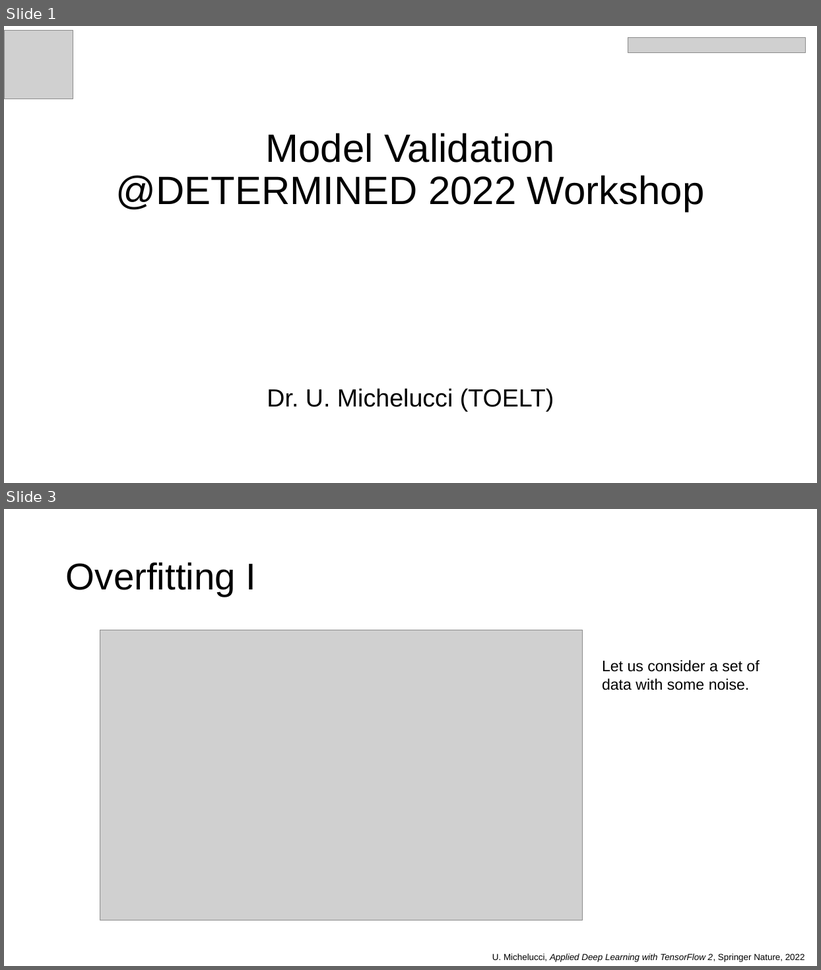
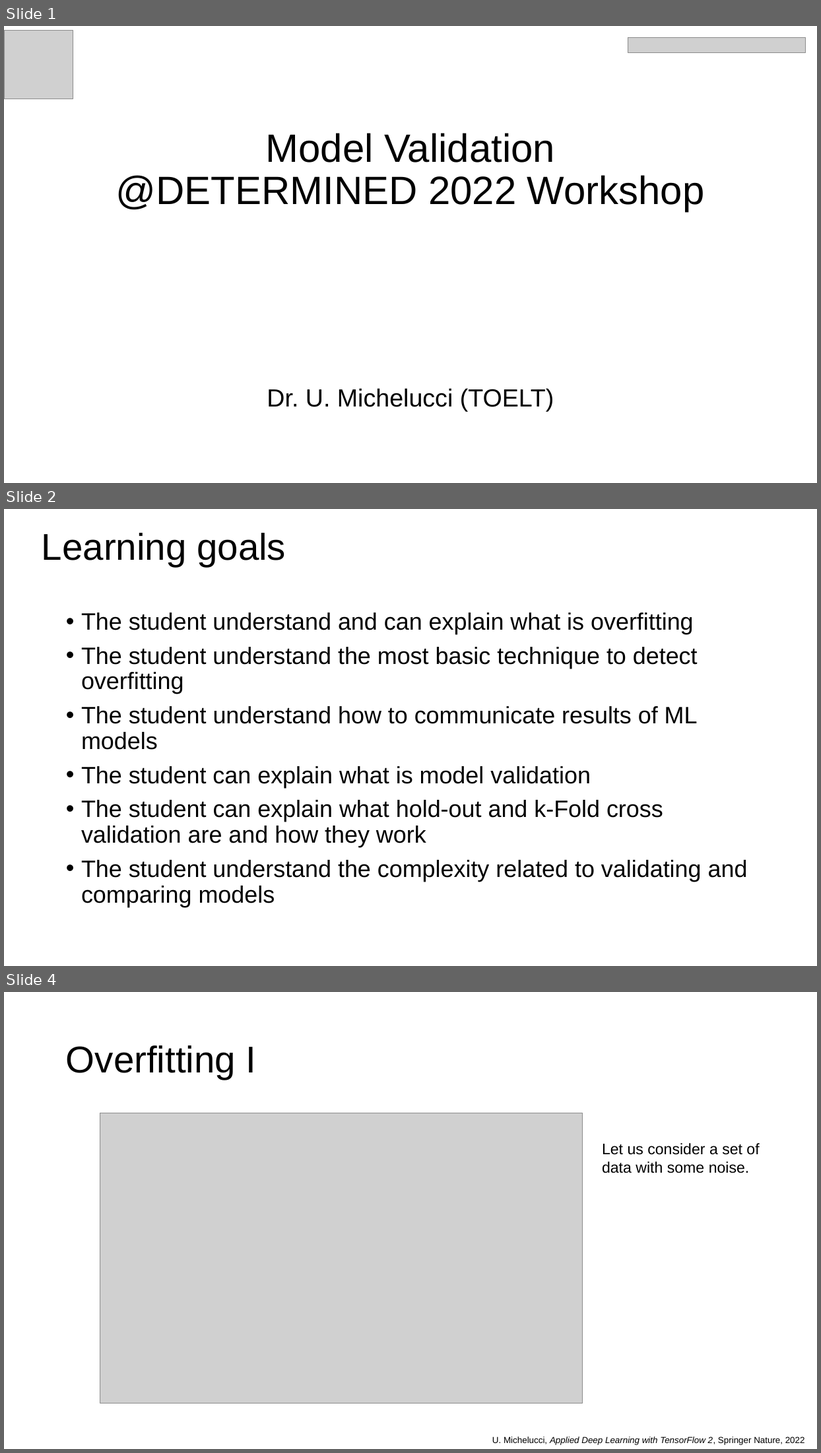
Before and after one commit to toelt-llc/MSCA-ITN-PARENT, a slide deck: DETERMINED2022/Introduction to model validation and unbalanced datasets/DETERMINED2022-toelt-Model_Validation_lecture_michelucci.pptx. Shown one above the other, each under a label of ours: slides 1 and 3 before the commit, slides 1, 2 and 4 after it; the slides between them are not shown. The pictures are 821x970 and 821x1453 pixels, drawn with LibreOffice and Linux fonts; fonts in the diff are those of the drawing; grey boxes stand for pictures; background and template pictures are left out. Boxes give left, top, right and bottom in pixels: in the first picture for what was removed or moved away, otherwise in the second. Text is boxed around its words. In the diff, an @@ line names an element or a change of style, - is before the commit and + after.

```diff
--- a/DETERMINED2022/Introduction to model validation and unbalanced datasets/DETERMINED2022-toelt-Model_Validation_lecture_michelucci.pptx
+++ b/DETERMINED2022/Introduction to model validation and unbalanced datasets/DETERMINED2022-toelt-Model_Validation_lecture_michelucci.pptx
@@ slide 2 added at (x1=4, y1=509, x2=817, y2=966), background #FFFFFF @@
@@ title added at (x1=42, y1=533, x2=286, y2=567), 44 pt, text #000000 @@
+Learning goals
@@ text added at (x1=81, y1=613, x2=748, y2=908), 28 pt, text #000000 @@
+• The student understand and can explain what is overfitting
+• The student understand the most basic technique to detect overfitting
+• The student understand how to communicate results of ML models
+• The student can explain what is model validation
+• The student can explain what hold-out and k-Fold cross validation are and how they work
+• The student understand the complexity related to validating and comparing models
@@ what was slide 3 is now slide 4 @@
```
Also in this commit, not shown: 7 slides changed, 6 other slides added, 2 slides removed, 2 other files.
